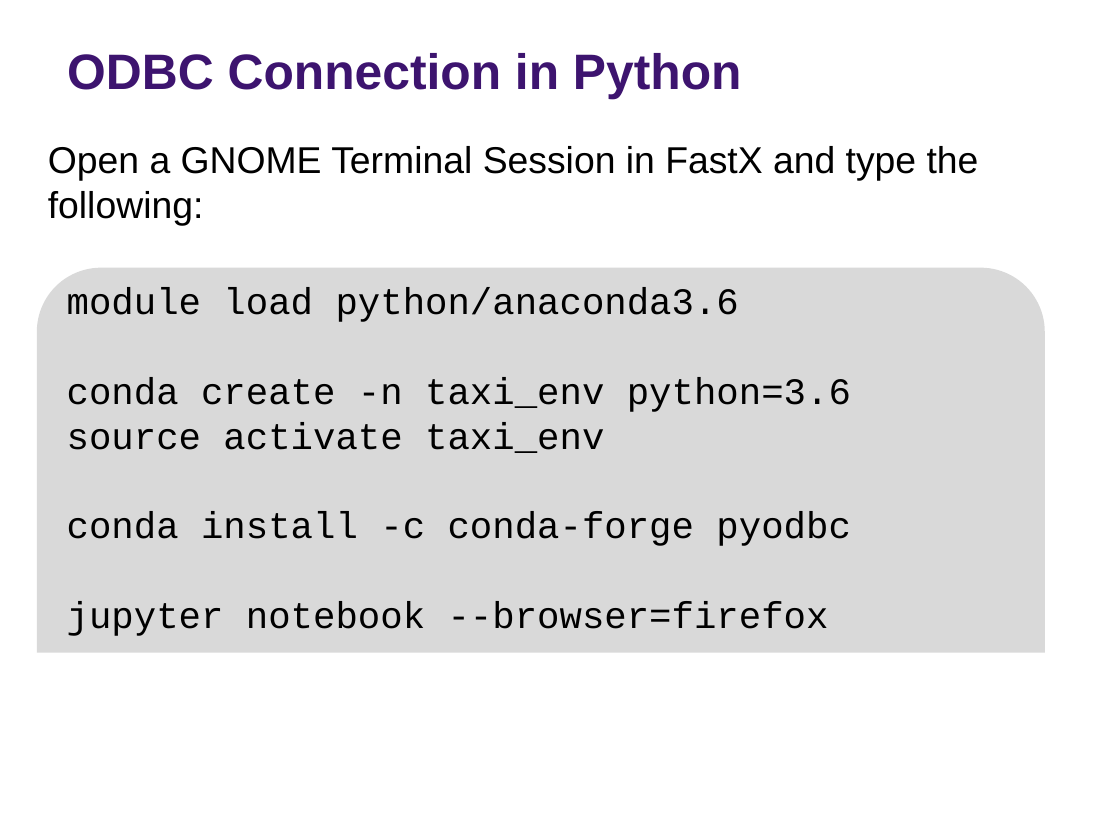
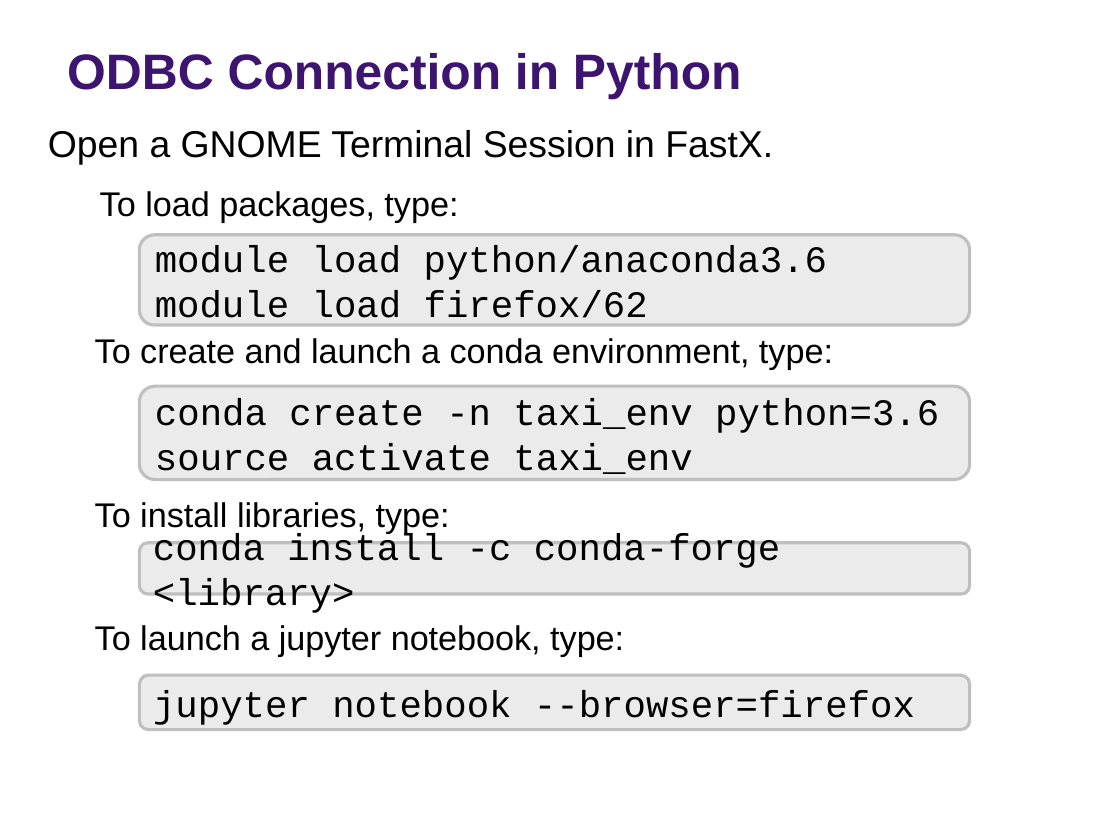
Before and after one commit to rs-kellogg/empirical-workshop-2020, a slide deck: slide 9 of 1-sql-primer/SQL_Primer.pptx. Drawn at 1120x840 pixels with LibreOffice and Linux fonts; fonts in the diff are those of the drawing; background and template pictures are left out. Boxes give left, top, right and bottom in pixels: in the first picture for what was removed or moved away, otherwise in the second. Text is boxed around its words. In the diff, an @@ line names an element or a change of style, - is before the commit and + after.

```diff
--- a/1-sql-primer/SQL_Primer.pptx
+++ b/1-sql-primer/SQL_Primer.pptx
@@ text at (48, 130, 833, 657): text changed; size 24 to 22 pt @@
-Open a GNOME Terminal Session in FastX and type the
-following:
+Open a GNOME Terminal Session in FastX.
+To load packages, type:
+To create and launch a conda environment, type:
+To install libraries, type:
+To launch a jupyter notebook, type:
@@ rounded rectangle added at (139, 235, 969, 326), fill #BFBFBF at 30% opacity, outline #BFBFBF 2 pt, 24 pt, text #000000 @@
+module load python/anaconda3.6
+module load firefox/62
@@ text in rounded rectangle at (67, 288, 739, 322): paragraph removed @@
-module load python/anaconda3.6
@@ rounded rectangle "conda create -n taxi_env python=3.6": place and size @@
-rounded rectangle "conda create -n taxi_env python=3.6" at (37, 268, 1045, 653)
+rounded rectangle "conda create -n taxi_env python=3.6" at (139, 386, 969, 479)
@@ rounded rectangle "conda create -n taxi_env python=3.6" at (139, 386, 969, 479): round same rect to rounded rectangle; fill #D9D9D9 to #BFBFBF at 30% opacity; outline none to #BFBFBF 2 pt @@
@@ text in rounded rectangle at (67, 512, 850, 636): paragraphs removed @@
-conda install -c conda-forge pyodbc
-jupyter notebook --browser=firefox
@@ rounded rectangle added at (139, 543, 969, 595), fill #BFBFBF at 30% opacity, outline #BFBFBF 2 pt, 24 pt, text #000000 @@
+conda install -c conda-forge <library>
@@ rounded rectangle added at (139, 675, 969, 730), fill #BFBFBF at 30% opacity, outline #BFBFBF 2 pt, 24 pt, text #000000 @@
+jupyter notebook --browser=firefox
```
Also in this commit, not shown: 4 other slides changed.
